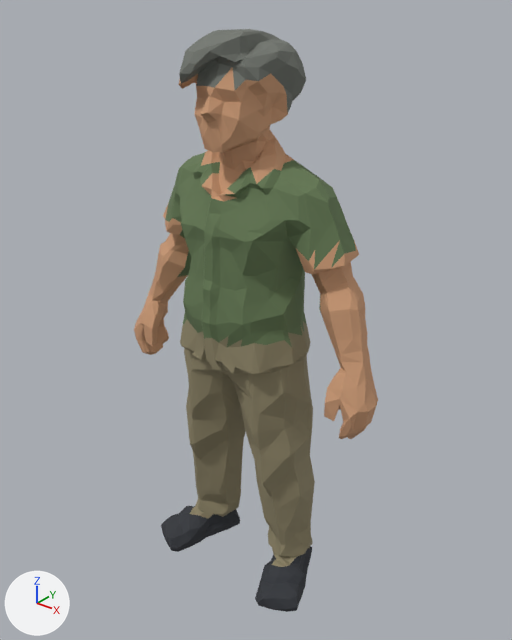
Two versions of the glTF model assets/models/ready/guest_regular/guest_regular.glb, one commit apart.
Rendered twice from a camera (50 mm lens) standing at (1.203, -1.449, 1.799) and looking at (0.016, 0.036, 0.878). Arrows for +X, +Y and +Z are at lower left; the lights stay in place. The older version comes first. Vertices at exactly the same position are counted once.

Names of what the first picture shows: 'Batch_guest_regularMesh'.
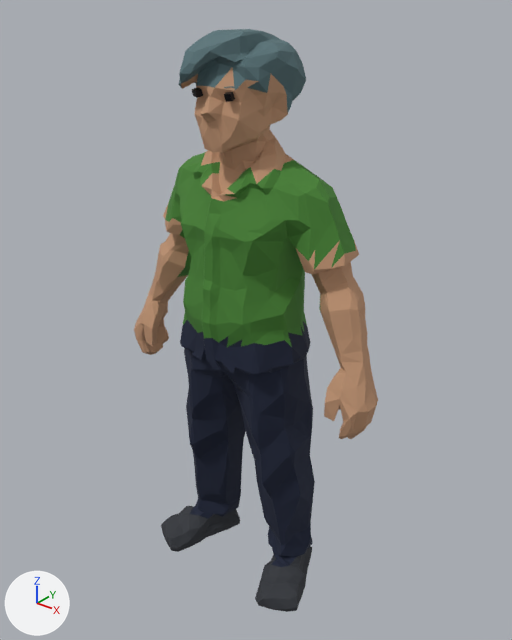
Patch to the scene script:
```diff
--- a/assets/models/ready/guest_regular/guest_regular.glb.py
+++ b/assets/models/ready/guest_regular/guest_regular.glb.py
@@ mat_guest_regular_skin @@
 mat_guest_regular_skin = principled_material('guest_regular_Skin')
-mat_guest_regular_skin.base_color = (0.604, 0.328, 0.181)  # brown #cc9b76
+mat_guest_regular_skin.base_color = (0.527, 0.296, 0.171)  # brown #c09473
 mat_guest_regular_skin.roughness = 0.88
@@ mat_guest_regular_shirt @@
 mat_guest_regular_shirt = principled_material('guest_regular_Shirt')
-mat_guest_regular_shirt.base_color = (0.13, 0.195, 0.0887)  # dark green #657a54
+mat_guest_regular_shirt.base_color = (0.0612, 0.223, 0.0319)  # green #468232
 mat_guest_regular_shirt.roughness = 0.88
@@ mat_guest_regular_bottom @@
 mat_guest_regular_bottom = principled_material('guest_regular_Bottom')
-mat_guest_regular_bottom.base_color = (0.275, 0.238, 0.141)  # yellow #8f8669
+mat_guest_regular_bottom.base_color = (0.00857, 0.0144, 0.0395)  # dark blue #172038
 mat_guest_regular_bottom.roughness = 0.88
@@ mat_guest_regular_hair @@
 mat_guest_regular_hair = principled_material('guest_regular_Hair')
-mat_guest_regular_hair.base_color = (0.168, 0.181, 0.159)  # grey #72766f
+mat_guest_regular_hair.base_color = (0.0953, 0.168, 0.184)  # dark cyan #577277
 mat_guest_regular_hair.roughness = 0.88
@@ mat_guest_regular_brow @@
+mat_guest_regular_brow = principled_material('guest_regular_Brow')
+mat_guest_regular_brow.base_color = (0.0953, 0.168, 0.184)  # dark cyan #577277
+mat_guest_regular_brow.roughness = 0.9
@@ mat_guest_regular_rineye @@
+mat_guest_regular_rineye = principled_material('guest_regular_RinEye')
+mat_guest_regular_rineye.base_color = (0.00273, 0.00304, 0.007)  # black #090a14
+mat_guest_regular_rineye.metallic = 0.4
+mat_guest_regular_rineye.roughness = 0.415
@@ me_batch_guest_regularmesh @@
 me_batch_guest_regularmesh.from_pydata(...)  # 1504 vertices, 3000 faces; spans x -0.45..0.45, y -0.17..0.17, z 0.0..1.68
 # used by ob_batch_guest_regularmesh; location = (0.0, 0.0, 0.0)
+# me_batch_guest_regularmesh part 1: 9 faces spanning x -0.12..0.12, y -0.14..-0.03, z 1.54..1.59 switch from mat_guest_regular_skin (brown #cc9b76) to mat_guest_regular_hair (dark cyan #577277)
 me_batch_guest_regularmesh.materials.append(mat_guest_regular_shirt)
@@ me_characterfacedetails @@
+me_characterfacedetails.from_pydata(...)  # 36 vertices, 40 faces; spans x -0.0692..0.0685, y -0.1252..-0.0963, z 1.5274..1.562
+# faces by material slot: [16, 24]
+me_characterfacedetails.materials.append(mat_guest_regular_brow)  # dark cyan #577277
+me_characterfacedetails.materials.append(mat_guest_regular_rineye)  # black #090a14
@@ ob_characterfacedetails @@
+ob_characterfacedetails = bpy.data.objects.new('CharacterFaceDetails', me_characterfacedetails)
+ob_characterfacedetails.location = (0.0, 0.0, 0.0)
```

Boxes (x1, y1, x2, y2) around the edits, measured in the pictures (512 x 640 px):
'Batch_guest_regularMesh', recoloured, surface changed (darker)
    both: (140, 29, 358, 570)
'CharacterFaceDetails', added
    after: (192, 83, 237, 102)
    faces in mat_guest_regular_rineye (black #090a14): (192, 87, 235, 102)
part 1 of me_batch_guest_regularmesh, recoloured
    both: (179, 74, 271, 93)
